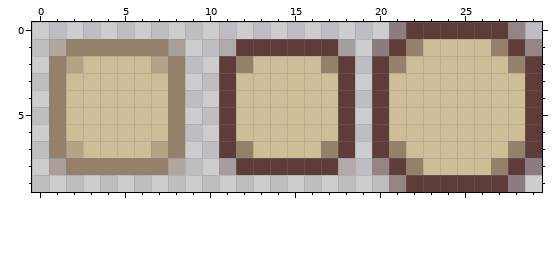
Pixel-art sprite: src/screens/mailbox/assets/button.png. Above, as it was before the edit.
The file is 30x10 pixels.
After the commit:
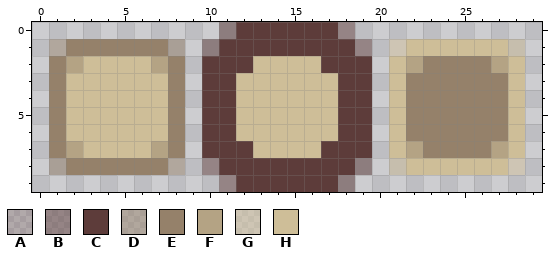
Palette (. is transparent): A #5d3c3a40  B #5d3c3a80  C #5d3c3a  D #95816a80  E #95816a  F #b4a384  G #cebe9880  H #cebe98
Difference:
Changed rows in their new state; - is an unchanged pixel.
first column x 10:
 0 -BCCCCCCB--........-
 1 BC------CB.GH----HG.
 2 C-C----C-C.HFEEEEFH.
 3 C--------C.-EEEEEE-.
 4 C--------C.-EEEEEE-.
 5 C--------C.-EEEEEE-.
 6 C--------C.-EEEEEE-.
 7 C-C----C-C.HFEEEEFH.
 8 BC------CB.GH----HG.
 9 -BCCCCCCB--........-
Pixel boxes of the changes (left, top, right, bottom) in both pictures:
changed: (202, 22, 542, 192)
